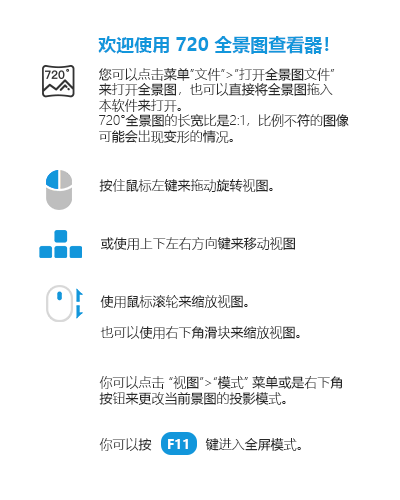
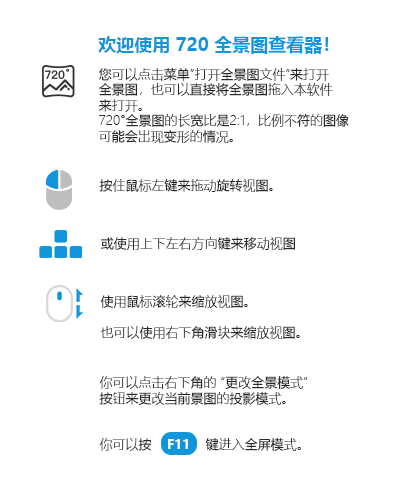
Layer changes from the first w=400, h=500 image to the second:
renamed "您可以点击菜单”文件”>”打开全景图文件” 来打开全景图，也可以直接将全景图拖入 本软件来打开。 720°全景图的长宽比是2:" to "您可以点击菜单”打开全景图文件”来打开 全景图，也可以直接将全景图拖入本软件 来打开。 720°全景图的长宽比是2:1，比例不", painted on it over [98, 68, 335, 112]
renamed "你可以点击 “视图”>“模式” 菜单或是右下角 按钮来更改当前景图的投影模式。 你可以按 F11 键进入全屏模" to "你可以点击右下角的 “更改全景模式” 按钮来更改当前景图的投影模式。 你可以按 F11 键进入全屏模式。", painted on it over [164, 376, 342, 389]
